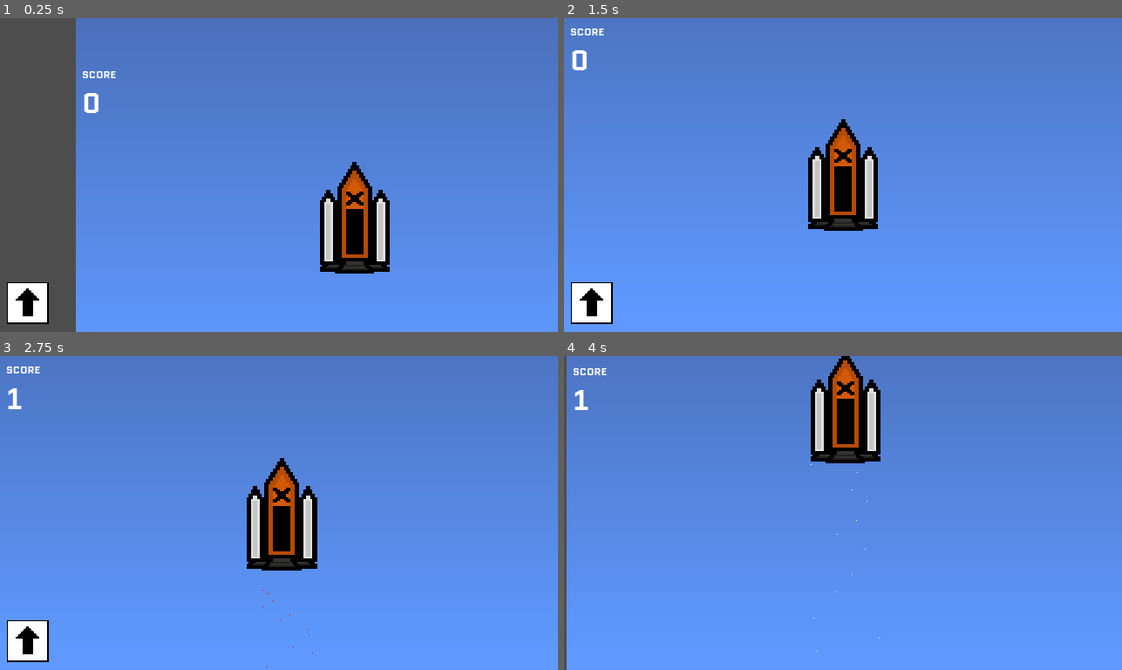
Above: before the commit, frames 1-4 (two rows, left to right).
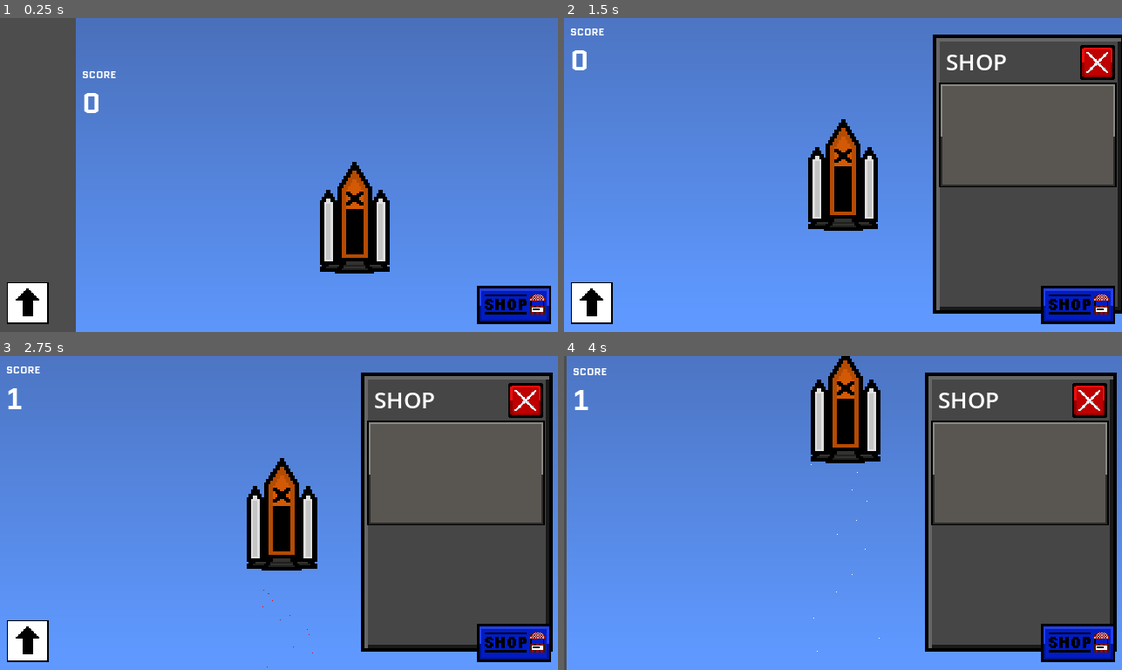
Above: after the commit, the same moments.

Repository: d3V-E/Heights
Game: Godot game, scene res://scenes/main_game.tscn
Two runs of this game, one before a commit and one after it. Both use one fixed random seed, a clock stepped at 60 frames per second and the inputs below. The project has no main scene, so this scene is started directly.
Inputs (mouse positions are in pixels of both pictures, inside the frame that each line leads up to):
- Up to frame 1 (0.25 s): no input
- Up to frame 2 (1.5 s): click (1077, 303) at 0.52 s; tap Enter at 1.25 s; move the mouse to (965, 159) at 1.27 s; hold Right from 1.28 s (still down); tap Alt at 1.35 s; click (965, 159) at 1.42 s
- Up to frame 3 (2.75 s): release Right at 2 s; click (279, 513) at 2 s
- Up to frame 4 (4 s): click (591, 641) at 2.75 s; click (848, 594) at 3.5 s

The runs differ from the first frame. In frame 1, 1.6% of the frame differs, in the area x 85-99%, y 85-98%; in frame 2, 31%; in frame 3, 31%, in the area x 64-100%, y 5-98%; in frame 4, 31%.

Commit message:
Update 6

Diff:
--- a/scenes/main_game.tscn
+++ b/scenes/main_game.tscn
@@ -9,6 +9,9 @@
 [ext_resource type="Texture2D" uid="uid://dk0ynqlxervih" path="res://assets/Close.png" id="7_70vka"]
 [ext_resource type="Texture2D" uid="uid://c5hsvpdpiut4j" path="res://assets/Green button.png" id="8_70vka"]
 [ext_resource type="Texture2D" uid="uid://ciuqqr6qnvfms" path="res://assets/Backdrop.png" id="9_2l77h"]
+[ext_resource type="Texture2D" uid="uid://f4kwykps6bsy" path="res://assets/shopline.png" id="9_o6v7o"]
+[ext_resource type="Texture2D" uid="uid://ewg0m6b4kq0b" path="res://assets/Shop Option.png" id="10_wjob3"]
+[ext_resource type="Texture2D" uid="uid://c018xeat613co" path="res://assets/SHOP Button.png" id="11_8xp80"]
 
 [sub_resource type="Gradient" id="Gradient_xgy4w"]
 colors = PackedColorArray(1, 0, 0, 1, 1, 1, 0, 1)
@@ -39,6 +42,18 @@
 "update": 0,
 "values": [Vector2(280, 116)]
 }
+tracks/2/type = "value"
+tracks/2/imported = false
+tracks/2/enabled = true
+tracks/2/path = NodePath("Shopline:position")
+tracks/2/interp = 1
+tracks/2/loop_wrap = true
+tracks/2/keys = {
+"times": PackedFloat32Array(0),
+"transitions": PackedFloat32Array(1),
+"update": 0,
+"values": [Vector2(758, 179)]
+}
 
 [sub_resource type="Animation" id="Animation_2l77h"]
 resource_name = "Rebirth"
@@ -55,6 +70,21 @@
 "values": [Vector2(280, 116), Vector2(280, -180)]
 }
 
+[sub_resource type="Animation" id="Animation_sp04v"]
+resource_name = "SHOP"
+tracks/0/type = "value"
+tracks/0/imported = false
+tracks/0/enabled = true
+tracks/0/path = NodePath("Shopline:position")
+tracks/0/interp = 2
+tracks/0/loop_wrap = true
+tracks/0/keys = {
+"times": PackedFloat32Array(0, 1),
+"transitions": PackedFloat32Array(1, 1),
+"update": 0,
+"values": [Vector2(758, 179), Vector2(524, 179)]
+}
+
 [sub_resource type="Animation" id="Animation_ipu61"]
 resource_name = "Stage 1"
 tracks/0/type = "value"
@@ -119,6 +149,7 @@
 _data = {
 &"RESET": SubResource("Animation_0rdsr"),
 &"Rebirth": SubResource("Animation_2l77h"),
+&"SHOP": SubResource("Animation_sp04v"),
 &"Stage 1": SubResource("Animation_ipu61"),
 &"Stage 2": SubResource("Animation_ygxny"),
 &"Stage 3": SubResource("Animation_wi4c7"),
@@ -273,6 +304,50 @@
 horizontal_alignment = 2
 vertical_alignment = 1
 
+[node name="Shopline" type="Sprite2D" parent="Canvas" unique_id=1904002862]
+position = Vector2(758, 179)
+texture = ExtResource("9_o6v7o")
+
+[node name="Close" type="TextureButton" parent="Canvas/Shopline" unique_id=1966597066]
+offset_left = 59.0
+offset_top = -148.0
+offset_right = 99.0
+offset_bottom = -108.0
+texture_normal = ExtResource("7_70vka")
+stretch_mode = 0
+
+[node name="Shop Header" type="RichTextLabel" parent="Canvas/Shopline" unique_id=2506191]
+offset_left = -95.0
+offset_top = -147.0
+offset_right = 53.0
+offset_bottom = -107.0
+theme_override_font_sizes/normal_font_size = 26
+text = "SHOP"
+
+[node name="ScrollContainer" type="ScrollContainer" parent="Canvas/Shopline" unique_id=242779150]
+offset_left = -106.0
+offset_top = -107.0
+offset_right = 106.0
+offset_bottom = 156.0
+
+[node name="VBoxContainer" type="VBoxContainer" parent="Canvas/Shopline/ScrollContainer" unique_id=877499431]
+layout_mode = 2
+
+[node name="Control" type="Control" parent="Canvas/Shopline/ScrollContainer/VBoxContainer" unique_id=1993093802]
+layout_mode = 2
+
+[node name="ShopOption" type="Sprite2D" parent="Canvas/Shopline/ScrollContainer/VBoxContainer/Control" unique_id=1822379309]
+position = Vector2(105, 62)
+texture = ExtResource("10_wjob3")
+
+[node name="Shop" type="TextureButton" parent="Canvas" unique_id=1283560880]
+offset_left = 546.6667
+offset_top = 307.0
+offset_right = 632.0
+offset_bottom = 351.0
+texture_normal = ExtResource("11_8xp80")
+stretch_mode = 0
+
 [node name="CanvasM" type="CanvasLayer" parent="." unique_id=1732199049]
 visible = false
 
@@ -692,4 +767,8 @@
 [connection signal="button_up" from="Canvas/Rebirth Menu/Close Rebirth" to="." method="_on_close_rebirth_button_up"]
 [connection signal="button_down" from="Canvas/Rebirth Menu/Confirm" to="." method="_on_confirm_button_down"]
 [connection signal="button_up" from="Canvas/Rebirth Menu/Confirm" to="." method="_on_confirm_button_up"]
+[connection signal="button_down" from="Canvas/Shopline/Close" to="." method="_on_close_button_down"]
+[connection signal="button_up" from="Canvas/Shopline/Close" to="." method="_on_close_button_up"]
+[connection signal="button_down" from="Canvas/Shop" to="." method="_on_shop_button_down"]
+[connection signal="button_up" from="Canvas/Shop" to="." method="_on_shop_button_up"]
 [connection signal="timeout" from="Autosaver" to="." method="_on_autosaver_timeout"]
--- a/scripts/main_game.gd
+++ b/scripts/main_game.gd
@@ -39,6 +39,9 @@
 @onready var rebparticles:CPUParticles2D = $"Zoom/Rocket/Rebirth Particles"
 @onready var canvast = $CanvasM/Backdrop
 @onready var mminigame :Sprite2D = $CanvasM/Backdrop
+@onready var close:TextureButton = $Canvas/Shopline/Close
+@onready var shop:TextureButton = $Canvas/Shop
+
 
 func clickchance():
 	rngnum.randomize()
@@ -111,6 +114,8 @@
 	rebmenu.visible = false
 	rebclose.pivot_offset = rebclose.size / 2
 	reb.pivot_offset = reb.size / 2
+	shop.pivot_offset = shop.size / 2
+	close.pivot_offset = close.size / 2
 	backgroundanim.play("RESET")
 	load_data()
 	click.pivot_offset = click.size / 2
@@ -337,3 +342,39 @@
 			c.disabled = false
 			c.text = ""
 			c.scale = Vector2(1, 1)
+
+
+
+
+
+func _on_shop_button_down():
+	var tween = get_tree().create_tween()
+	tween.tween_property(shop , "scale" , Vector2(.9 ,.9) ,.1)
+
+
+
+
+
+func _on_shop_button_up():
+	var tween = get_tree().create_tween()
+	tween.tween_property(shop , "scale" , Vector2(1 , 1), .1)
+	backgroundanim.play("SHOP")
+
+
+
+
+
+
+func _on_close_button_down():
+	var tween = get_tree().create_tween()
+	tween.tween_property(close , "scale" , Vector2(.9 ,.9), .1)
+
+
+
+
+
+
+func _on_close_button_up():
+	var tween = get_tree().create_tween()
+	tween.tween_property(close , "scale" , Vector2(1 , 1), .1)
+	backgroundanim.play_backwards("SHOP")
Not shown, added: assets/Buy button.png.import
Not shown, added: assets/Shop Option.png.import
Not shown, added: assets/shopline.png.import
